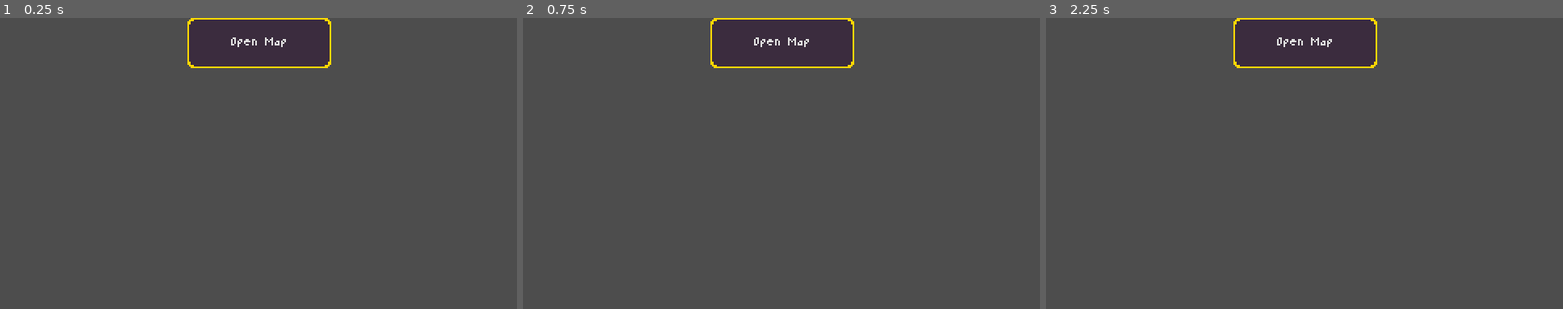
Above: before the commit, frames 1-3 (left to right).
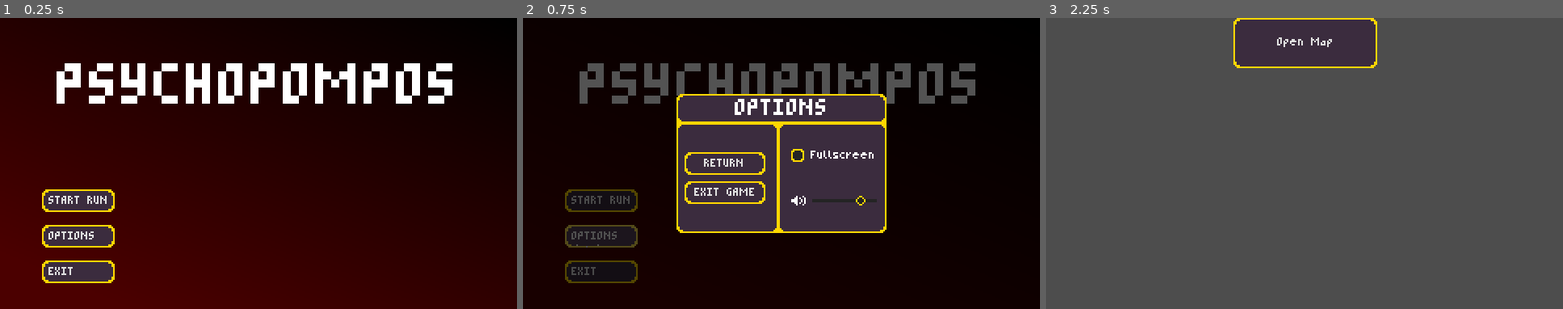
Above: after the commit, the same moments.

Repository: Morph1s/Psychopompos
Game: Godot game, scene res://scenes/main.tscn
Two runs of this game, one before a commit and one after it. Both use one fixed random seed, a clock stepped at 60 frames per second and the inputs below.
Inputs (mouse positions are in pixels of both pictures, inside the frame that each line leads up to):
- Up to frame 1 (0.25 s): no input
- Up to frame 2 (0.75 s): click (600, 236) at 0.5 s, where only the run after the commit has a clickable "OPTIONS"
- Up to frame 3 (2.25 s): click (1247, 163) at 1.25 s, where only the run after the commit has a clickable "RETURN"; click (1123, 201) at 2 s, where only the run after the commit has a clickable "START RUN"

The runs differ from the first frame. In frame 1, 100% of the frame differs, in the area x 0-100%, y 0-100%; in frame 2, 95%; in frame 3, nothing differs.

Commit message:
feat: main menu added main menu and changed pause menu/options to now load different buttons depending on where they are opened from closes #116

Diff:
--- a/scenes/main.tscn
+++ b/scenes/main.tscn
@@ -1,10 +1,17 @@
-[gd_scene load_steps=3 format=3 uid="uid://bsrduttw82u4y"]
+[gd_scene load_steps=4 format=3 uid="uid://bsrduttw82u4y"]
 
 [ext_resource type="Script" uid="uid://ct37r6l32q135" path="res://scripts/main.gd" id="1_o5qli"]
 [ext_resource type="PackedScene" uid="uid://dap57sra3pvjs" path="res://scenes/ui/pause_menu_layer.tscn" id="2_0wfyh"]
+[ext_resource type="PackedScene" uid="uid://c5gc07wkxlaks" path="res://scenes/ui/close_game_confirmation.tscn" id="3_sugp2"]
 
 [node name="Main" type="Node"]
 script = ExtResource("1_o5qli")
 
 [node name="PauseMenuLayer" parent="." instance=ExtResource("2_0wfyh")]
 visible = false
+
+[node name="CloseGameConfirmation" parent="." instance=ExtResource("3_sugp2")]
+visible = false
+
+[connection signal="exit_button_pressed" from="PauseMenuLayer" to="." method="_on_pause_menu_layer_exit_button_pressed"]
+[connection signal="main_menu_button_pressed" from="PauseMenuLayer" to="." method="_on_pause_menu_layer_main_menu_button_pressed"]
--- /dev/null
+++ b/scenes/ui/close_game_confirmation.tscn
@@ -0,0 +1,62 @@
+[gd_scene load_steps=3 format=3 uid="uid://c5gc07wkxlaks"]
+
+[ext_resource type="Theme" uid="uid://gu54ssij03su" path="res://resources/theme/main_theme.tres" id="1_vcsrf"]
+[ext_resource type="Script" uid="uid://yd3ghqjd5tjo" path="res://scripts/ui/close_game_confirmation.gd" id="2_22sjx"]
+
+[node name="CloseGameConfirmation" type="CanvasLayer"]
+layer = 128
+script = ExtResource("2_22sjx")
+
+[node name="Control" type="ColorRect" parent="."]
+anchors_preset = 15
+anchor_right = 1.0
+anchor_bottom = 1.0
+grow_horizontal = 2
+grow_vertical = 2
+color = Color(0, 0, 0, 0.67451)
+
+[node name="Panel" type="Panel" parent="Control"]
+custom_minimum_size = Vector2(92, 48)
+layout_mode = 1
+anchors_preset = 8
+anchor_left = 0.5
+anchor_top = 0.5
+anchor_right = 0.5
+anchor_bottom = 0.5
+offset_left = -46.0
+offset_top = -24.0
+offset_right = 46.0
+offset_bottom = 24.0
+grow_horizontal = 2
+grow_vertical = 2
+theme = ExtResource("1_vcsrf")
+
+[node name="VerticalContainer" type="VBoxContainer" parent="Control/Panel"]
+layout_mode = 1
+anchors_preset = 15
+anchor_right = 1.0
+anchor_bottom = 1.0
+grow_horizontal = 2
+grow_vertical = 2
+alignment = 1
+
+[node name="Label" type="Label" parent="Control/Panel/VerticalContainer"]
+layout_mode = 2
+text = "CONFIRM EXIT
+"
+horizontal_alignment = 1
+
+[node name="ButtonContainer" type="HBoxContainer" parent="Control/Panel/VerticalContainer"]
+layout_mode = 2
+alignment = 1
+
+[node name="Confirm" type="Button" parent="Control/Panel/VerticalContainer/ButtonContainer"]
+layout_mode = 2
+text = "CONFIRM"
+
+[node name="Cancel" type="Button" parent="Control/Panel/VerticalContainer/ButtonContainer"]
+layout_mode = 2
+text = "CANCEL"
+
+[connection signal="button_up" from="Control/Panel/VerticalContainer/ButtonContainer/Confirm" to="." method="_on_confirm_button_up"]
+[connection signal="button_up" from="Control/Panel/VerticalContainer/ButtonContainer/Cancel" to="." method="_on_cancel_button_up"]
--- /dev/null
+++ b/scenes/ui/main_menu.tscn
@@ -0,0 +1,120 @@
+[gd_scene load_steps=5 format=3 uid="uid://cdtg0n15vghyv"]
+
+[ext_resource type="Theme" uid="uid://gu54ssij03su" path="res://resources/theme/main_theme.tres" id="1_fe2o3"]
+[ext_resource type="Script" uid="uid://ih60gyh4gwl2" path="res://scripts/ui/main_menu.gd" id="1_sl1te"]
+
+[sub_resource type="Gradient" id="Gradient_fe2o3"]
+colors = PackedColorArray(0.298039, 0, 0, 1, 0, 0, 0, 1)
+
+[sub_resource type="GradientTexture2D" id="GradientTexture2D_1g8jr"]
+gradient = SubResource("Gradient_fe2o3")
+width = 320
+height = 180
+fill_from = Vector2(0.229358, 1)
+
+[node name="MainMenu" type="Control"]
+layout_mode = 3
+anchors_preset = 15
+anchor_right = 1.0
+anchor_bottom = 1.0
+grow_horizontal = 2
+grow_vertical = 2
+theme = ExtResource("1_fe2o3")
+script = ExtResource("1_sl1te")
+
+[node name="TextureRect" type="TextureRect" parent="."]
+layout_mode = 0
+offset_right = 40.0
+offset_bottom = 40.0
+texture = SubResource("GradientTexture2D_1g8jr")
+
+[node name="Main Title" type="Label" parent="."]
+layout_mode = 1
+anchors_preset = 10
+anchor_right = 1.0
+offset_bottom = 30.0
+grow_horizontal = 2
+size_flags_horizontal = 4
+theme_override_font_sizes/font_size = 30
+text = "
+PSYCHOPOMPOS"
+horizontal_alignment = 1
+
+[node name="MarginContainer" type="MarginContainer" parent="."]
+layout_mode = 1
+anchors_preset = 2
+anchor_top = 1.0
+anchor_bottom = 1.0
+offset_top = -94.0
+offset_right = 320.0
+grow_vertical = 0
+theme_override_constants/margin_left = 26
+theme_override_constants/margin_top = 36
+theme_override_constants/margin_bottom = 16
+
+[node name="ButtonContainer" type="VBoxContainer" parent="MarginContainer"]
+layout_mode = 2
+size_flags_horizontal = 0
+
+[node name="StartRun" type="Button" parent="MarginContainer/ButtonContainer"]
+layout_mode = 2
+size_flags_horizontal = 0
+text = "START RUN"
+alignment = 0
+
+[node name="Spacing" type="Control" parent="MarginContainer/ButtonContainer"]
+custom_minimum_size = Vector2(8, 0)
+layout_mode = 2
+
+[node name="Options" type="Button" parent="MarginContainer/ButtonContainer"]
+layout_mode = 2
+text = "OPTIONS"
+alignment = 0
+
+[node name="Spacing2" type="Control" parent="MarginContainer/ButtonContainer"]
+custom_minimum_size = Vector2(8, 0)
+layout_mode = 2
+
+[node name="Exit" type="Button" parent="MarginContainer/ButtonContainer"]
+layout_mode = 2
+text = "EXIT"
+alignment = 0
+
+[node name="Effects" type="Node2D" parent="."]
+
+[node name="StartRunParticles" type="CPUParticles2D" parent="Effects"]
+position = Vector2(48, 120)
+emitting = false
+amount = 12
+emission_shape = 3
+emission_rect_extents = Vector2(22, 2)
+direction = Vector2(0, 0)
+gravity = Vector2(0, -30)
+
+[node name="OptionsParticles" type="CPUParticles2D" parent="Effects"]
+position = Vector2(48, 142)
+emitting = false
+amount = 12
+emission_shape = 3
+emission_rect_extents = Vector2(22, 2)
+direction = Vector2(0, 0)
+gravity = Vector2(0, -30)
+
+[node name="ExitParticles" type="CPUParticles2D" parent="Effects"]
+position = Vector2(48, 164)
+emitting = false
+amount = 12
+emission_shape = 3
+emission_rect_extents = Vector2(22, 2)
+direction = Vector2(0, 0)
+gravity = Vector2(0, -30)
+
+[connection signal="button_up" from="MarginContainer/ButtonContainer/StartRun" to="." method="_on_start_run_button_up"]
+[connection signal="mouse_entered" from="MarginContainer/ButtonContainer/StartRun" to="." method="_on_start_run_mouse_entered"]
+[connection signal="mouse_exited" from="MarginContainer/ButtonContainer/StartRun" to="." method="_on_start_run_mouse_exited"]
+[connection signal="button_up" from="MarginContainer/ButtonContainer/Options" to="." method="_on_options_button_up"]
+[connection signal="mouse_entered" from="MarginContainer/ButtonContainer/Options" to="." method="_on_options_mouse_entered"]
+[connection signal="mouse_exited" from="MarginContainer/ButtonContainer/Options" to="." method="_on_options_mouse_exited"]
+[connection signal="button_up" from="MarginContainer/ButtonContainer/Exit" to="." method="_on_exit_button_up"]
+[connection signal="mouse_entered" from="MarginContainer/ButtonContainer/Exit" to="." method="_on_exit_mouse_entered"]
+[connection signal="mouse_exited" from="MarginContainer/ButtonContainer/Exit" to="." method="_on_exit_mouse_exited"]
--- a/scenes/ui/pause_menu_layer.tscn
+++ b/scenes/ui/pause_menu_layer.tscn
@@ -5,7 +5,7 @@
 [ext_resource type="Texture2D" uid="uid://c1nrclascqod3" path="res://assets/graphics/ui/volume_icon.png" id="2_4kxpj"]
 
 [node name="PauseMenuLayer" type="CanvasLayer"]
-layer = 128
+layer = 127
 script = ExtResource("1_4kxpj")
 
 [node name="PauseMenu" type="ColorRect" parent="."]
@@ -60,27 +60,54 @@
 layout_mode = 2
 alignment = 1
 
-[node name="Buttons" type="VBoxContainer" parent="PauseMenu/Panel/VerticalSeparation/HorizontalSeparation"]
+[node name="ButtonsForRun" type="VBoxContainer" parent="PauseMenu/Panel/VerticalSeparation/HorizontalSeparation"]
+visible = false
 layout_mode = 2
 size_flags_horizontal = 4
 alignment = 1
 
-[node name="GapTop" type="Label" parent="PauseMenu/Panel/VerticalSeparation/HorizontalSeparation/Buttons"]
+[node name="Spacing" type="Control" parent="PauseMenu/Panel/VerticalSeparation/HorizontalSeparation/ButtonsForRun"]
+custom_minimum_size = Vector2(0, 5)
 layout_mode = 2
 
-[node name="Continue" type="Button" parent="PauseMenu/Panel/VerticalSeparation/HorizontalSeparation/Buttons"]
+[node name="Return" type="Button" parent="PauseMenu/Panel/VerticalSeparation/HorizontalSeparation/ButtonsForRun"]
 layout_mode = 2
-text = "CONTINUE"
+text = "RETURN"
 
-[node name="MainMenu" type="Button" parent="PauseMenu/Panel/VerticalSeparation/HorizontalSeparation/Buttons"]
+[node name="MainMenu" type="Button" parent="PauseMenu/Panel/VerticalSeparation/HorizontalSeparation/ButtonsForRun"]
 layout_mode = 2
 text = "MAIN MENU"
 
-[node name="Exit" type="Button" parent="PauseMenu/Panel/VerticalSeparation/HorizontalSeparation/Buttons"]
+[node name="Exit" type="Button" parent="PauseMenu/Panel/VerticalSeparation/HorizontalSeparation/ButtonsForRun"]
 layout_mode = 2
-text = "EXIT"
+text = "EXIT GAME"
 
-[node name="GapBottom" type="Label" parent="PauseMenu/Panel/VerticalSeparation/HorizontalSeparation/Buttons"]
+[node name="Spacing2" type="Control" parent="PauseMenu/Panel/VerticalSeparation/HorizontalSeparation/ButtonsForRun"]
+custom_minimum_size = Vector2(0, 5)
+layout_mode = 2
+
+[node name="ButtonsForMainMenu" type="VBoxContainer" parent="PauseMenu/Panel/VerticalSeparation/HorizontalSeparation"]
+custom_minimum_size = Vector2(50, 0)
+layout_mode = 2
+size_flags_horizontal = 4
+alignment = 1
+
+[node name="Spacing" type="Control" parent="PauseMenu/Panel/VerticalSeparation/HorizontalSeparation/ButtonsForMainMenu"]
+custom_minimum_size = Vector2(0, 14)
+layout_mode = 2
+
+[node name="Return" type="Button" parent="PauseMenu/Panel/VerticalSeparation/HorizontalSeparation/ButtonsForMainMenu"]
+layout_mode = 2
+text = "RETURN
+"
+
+[node name="Exit" type="Button" parent="PauseMenu/Panel/VerticalSeparation/HorizontalSeparation/ButtonsForMainMenu"]
+layout_mode = 2
+text = "EXIT GAME
+"
+
+[node name="Spacing2" type="Control" parent="PauseMenu/Panel/VerticalSeparation/HorizontalSeparation/ButtonsForMainMenu"]
+custom_minimum_size = Vector2(0, 14)
 layout_mode = 2
 
 [node name="VSeparator" type="VSeparator" parent="PauseMenu/Panel/VerticalSeparation/HorizontalSeparation"]
@@ -118,7 +145,9 @@
 layout_mode = 2
 value = 80.0
 
-[connection signal="button_up" from="PauseMenu/Panel/VerticalSeparation/HorizontalSeparation/Buttons/Continue" to="." method="_on_continue_button_up"]
-[connection signal="button_up" from="PauseMenu/Panel/VerticalSeparation/HorizontalSeparation/Buttons/MainMenu" to="." method="_on_main_menu_button_up"]
-[connection signal="button_up" from="PauseMenu/Panel/VerticalSeparation/HorizontalSeparation/Buttons/Exit" to="." method="_on_exit_button_up"]
+[connection signal="button_up" from="PauseMenu/Panel/VerticalSeparation/HorizontalSeparation/ButtonsForRun/Return" to="." method="_on_return_button_up"]
+[connection signal="button_up" from="PauseMenu/Panel/VerticalSeparation/HorizontalSeparation/ButtonsForRun/MainMenu" to="." method="_on_main_menu_button_up"]
+[connection signal="button_up" from="PauseMenu/Panel/VerticalSeparation/HorizontalSeparation/ButtonsForRun/Exit" to="." method="_on_exit_button_up"]
+[connection signal="button_up" from="PauseMenu/Panel/VerticalSeparation/HorizontalSeparation/ButtonsForMainMenu/Return" to="." method="_on_return_button_up"]
+[connection signal="button_up" from="PauseMenu/Panel/VerticalSeparation/HorizontalSeparation/ButtonsForMainMenu/Exit" to="." method="_on_exit_button_up"]
 [connection signal="toggled" from="PauseMenu/Panel/VerticalSeparation/HorizontalSeparation/Options/FullscreenGroup/FullscreenCheckbox" to="." method="_on_fullscreen_checkbox_toggled"]
--- a/scripts/main.gd
+++ b/scripts/main.gd
@@ -1,12 +1,66 @@
 extends Node
 
-var run_scene = preload("res://scenes/ui/run.tscn")
+const RUN: PackedScene = preload("res://scenes/ui/run.tscn")
+const MAIN_MENU: PackedScene = preload("res://scenes/ui/main_menu.tscn")
 
-# Called when the node enters the scene tree for the first time.
+@onready var pause_menu_layer = $PauseMenuLayer
+@onready var close_game_confirmation = $CloseGameConfirmation
+@onready var background_occlusion = $BackgroundOcclusion
+
+var loaded_scene: Node
+
+## called on starting the game
 func _ready() -> void:
-	_load_run_scene()
+	_load_main_menu_scene()
 
-# add the run node to the scene tree
+func _input(event) -> void:
+	if not event.is_action_pressed("pause"):
+		return
+
+	if pause_menu_layer.visible:
+		pause_menu_layer.close()
+		return
+
+	if loaded_scene is MainMenu:
+		pause_menu_layer.open(PauseMenu.OpenFrom.MAIN_MENU)
+	elif loaded_scene is Run:
+		pause_menu_layer.open(PauseMenu.OpenFrom.RUN)
+
+## switch to run (and close main menu)
 func _load_run_scene() -> void:
-	var run_scene_instance = run_scene.instantiate()
+	if loaded_scene:
+		loaded_scene.queue_free()
+		print("killed child")
+
+	var run_scene_instance = RUN.instantiate()
+
+	loaded_scene = run_scene_instance
 	add_child(run_scene_instance)
+
+## switch to main menu (and close run)
+func _load_main_menu_scene() -> void:
+	if loaded_scene:
+		loaded_scene.queue_free()
+		print("killed child")
+
+	var main_menu_instance = MAIN_MENU.instantiate()
+	main_menu_instance.start_run_button_pressed.connect(_load_run_scene)
+	main_menu_instance.exit_button_pressed.connect(_request_closing_game)
+	main_menu_instance.options_button_pressed.connect(_on_main_menu_options_button_pressed)
+
+	loaded_scene = main_menu_instance
+	add_child(main_menu_instance)
+
+#region signal funcions
+func _request_closing_game() -> void:
+	close_game_confirmation.ask_for_exit_confirmation()
+
+func _on_pause_menu_layer_exit_button_pressed() -> void:
+	_request_closing_game()
+
+func _on_pause_menu_layer_main_menu_button_pressed() -> void:
+	_load_main_menu_scene()
+
+func _on_main_menu_options_button_pressed() -> void:
+	pause_menu_layer.open(PauseMenu.OpenFrom.MAIN_MENU)
+#endregion
--- /dev/null
+++ b/scripts/ui/close_game_confirmation.gd
@@ -0,0 +1,10 @@
+extends CanvasLayer
+
+func ask_for_exit_confirmation() -> void:
+	show()
+
+func _on_confirm_button_up():
+	get_tree().quit()
+
+func _on_cancel_button_up():
+	hide()
--- /dev/null
+++ b/scripts/ui/main_menu.gd
@@ -0,0 +1,37 @@
+class_name MainMenu
+extends Control
+
+signal start_run_button_pressed
+signal options_button_pressed
+signal exit_button_pressed
+
+@onready var start_run_particles = $Effects/StartRunParticles
+@onready var options_particles = $Effects/OptionsParticles
+@onready var exit_particles = $Effects/ExitParticles
+
+func _on_start_run_button_up():
+	start_run_button_pressed.emit()
+
+func _on_options_button_up():
+	options_button_pressed.emit()
+
+func _on_exit_button_up():
+	exit_button_pressed.emit()
+
+func _on_start_run_mouse_entered():
+	start_run_particles.emitting = true
+
+func _on_start_run_mouse_exited():
+	start_run_particles.emitting = false
+
+func _on_options_mouse_entered():
+	options_particles.emitting = true
+
+func _on_options_mouse_exited():
+	options_particles.emitting = false
+
+func _on_exit_mouse_entered():
+	exit_particles.emitting = true
+
+func _on_exit_mouse_exited():
+	exit_particles.emitting = false
--- a/scripts/ui/pause_menu_layer.gd
+++ b/scripts/ui/pause_menu_layer.gd
@@ -1,24 +1,44 @@
+class_name PauseMenu
 extends CanvasLayer
 
 signal main_menu_button_pressed
+signal exit_button_pressed
 
-func _input(event) -> void:
-	if not event.is_action_pressed("pause"):
-		return
+enum OpenFrom {
+	MAIN_MENU,
+	RUN,
+}
 
-	if visible:
-		hide()
-	else:
-		show()
+@onready var buttons_for_run = $PauseMenu/Panel/VerticalSeparation/HorizontalSeparation/ButtonsForRun
+@onready var buttons_for_main_menu = $PauseMenu/Panel/VerticalSeparation/HorizontalSeparation/ButtonsForMainMenu
+@onready var header = $PauseMenu/Panel/VerticalSeparation/Header
 
-func _on_continue_button_up():
+func open(mode: OpenFrom) -> void:
+	match mode:
+		OpenFrom.MAIN_MENU:
+			header.text = "OPTIONS"
+			buttons_for_main_menu.show()
+			buttons_for_run.hide()
+		OpenFrom.RUN:
+			header.text = "PAUSED"
+			buttons_for_main_menu.hide()
+			buttons_for_run.show()
+	show()
+
+func close() -> void:
 	hide()
 
+#region signal functions
 func _on_main_menu_button_up():
 	main_menu_button_pressed.emit()
+	hide()
 
 func _on_exit_button_up():
-	get_tree().quit()
+	exit_button_pressed.emit()
 
 func _on_fullscreen_checkbox_toggled(toggled_on):
 	DisplayServer.window_set_mode(DisplayServer.WINDOW_MODE_EXCLUSIVE_FULLSCREEN if toggled_on else DisplayServer.WINDOW_MODE_WINDOWED)
+
+func _on_return_button_up():
+	close()
+#endregion
Not shown, added: scripts/ui/close_game_confirmation.gd.uid
Not shown, added: scripts/ui/main_menu.gd.uid
